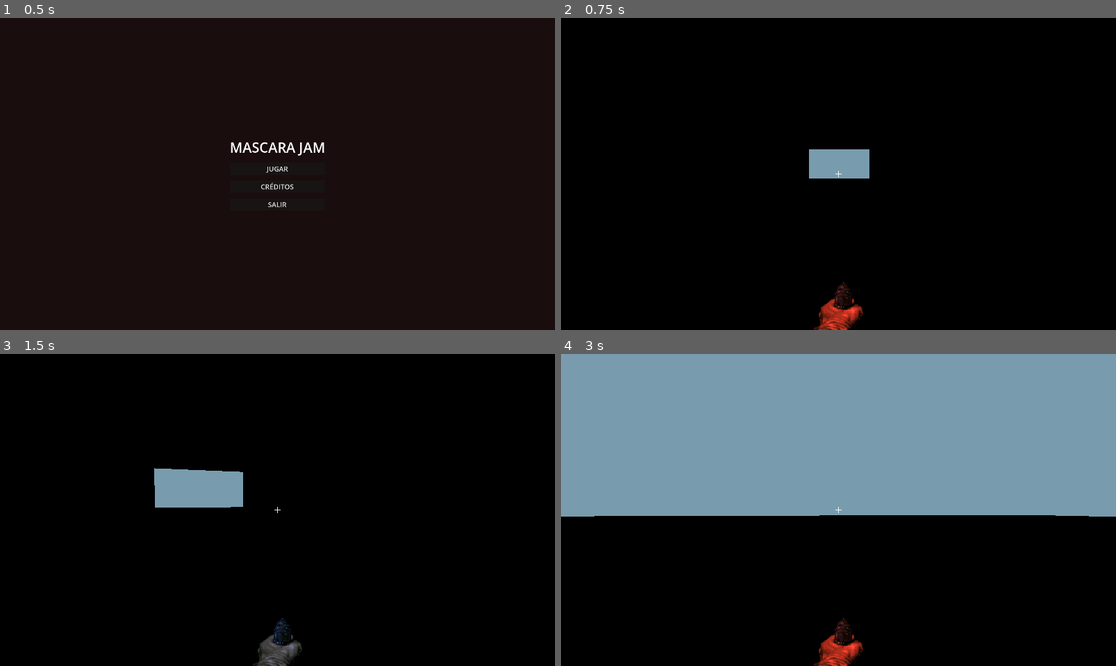
Above: before the commit, frames 1-4 (two rows, left to right).
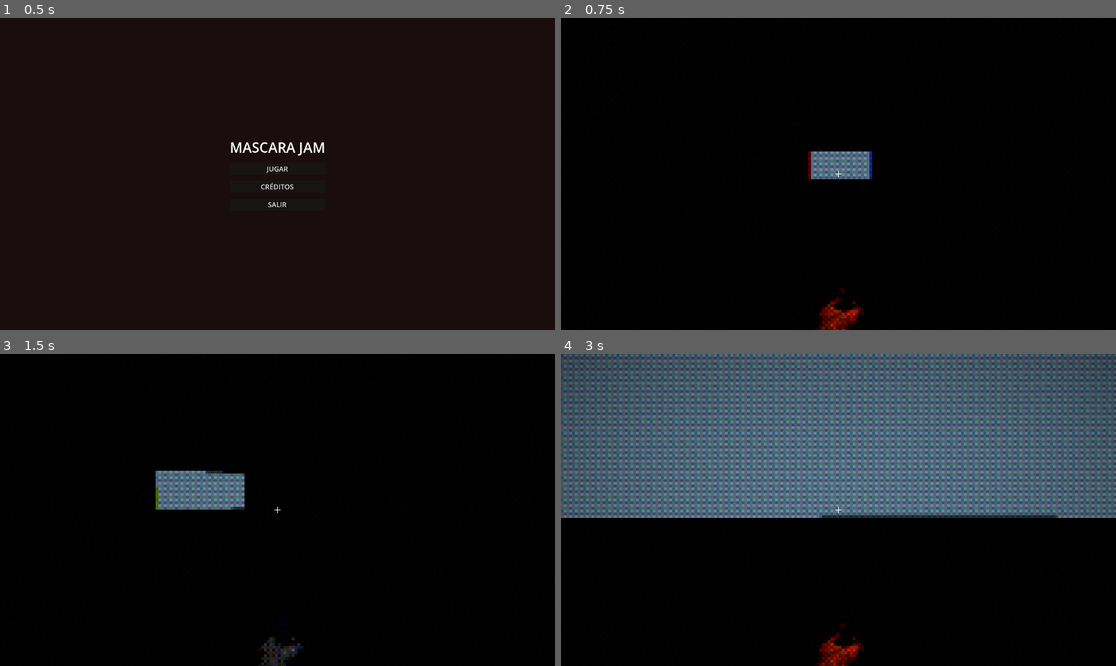
Above: after the commit, the same moments.

Repository: trvdex/mascara-jam
Game: Godot game, scene res://scenes/Menu.tscn
Two runs of this game, one before a commit and one after it. Both use one fixed random seed, a clock stepped at 60 frames per second and the inputs below.
Inputs (mouse positions are in pixels of both pictures, inside the frame that each line leads up to):
- Up to frame 1 (0.5 s): no input
- Up to frame 2 (0.75 s): click "JUGAR" at 0.5 s
- Up to frame 3 (1.5 s): tap Enter at 1.25 s; move the mouse to (305, 510) at 1.27 s; hold W (move_forward) from 1.28 s (still down); hold 2 (ammo_blue) from 1.28 s (still down)
- Up to frame 4 (3 s): keep holding W (move_forward); tap Space (jump) at 1.52, 2, 2.27 s; move the mouse to (810, 510) at 2.02 s; release 2 (ammo_blue) at 2.03 s; tap 3 (ammo_green) at 2.1 s; move the mouse to (849, 503) at 2.77 s; hold Q (ammo_next) from 2.78 s (still down)

Frame 1 is identical in both runs. In frame 2, 1.6% of the frame differs, in the area x 44-57%, y 42-100%; in frame 3, 2.5%; in frame 4, 53%, in the area x 0-100%, y 0-100%.

Commit message:
filtro retro

Diff:
--- a/scenes/player.tscn
+++ b/scenes/player.tscn
@@ -1,8 +1,18 @@
 [gd_scene format=3 uid="uid://cky5417v0nrw5"]
 
 [ext_resource type="PackedScene" uid="uid://bjaowo3bjm54f" path="res://scenes/gun.tscn" id="1_3vyb7"]
+[ext_resource type="Shader" uid="uid://cpeqj0ul0cu52" path="res://shaders/retro_dither.gdshader" id="1_g2els"]
 
 [sub_resource type="CapsuleShape3D" id="CapsuleShape3D_u8vuu"]
+
+[sub_resource type="ShaderMaterial" id="ShaderMaterial_qhqgy"]
+shader = ExtResource("1_g2els")
+shader_parameter/color_depth = 5.000000142499999
+shader_parameter/dither_strength = 0.800000038
+shader_parameter/pixel_size = 4.000000142499999
+shader_parameter/scanline_strength = 0.3
+shader_parameter/chromatic_aberration = 1.5
+shader_parameter/vignette_strength = 0.4
 
 [node name="Node3D" type="CharacterBody3D" unique_id=1384185698]
 transform = Transform3D(0.8, 0, 0, 0, 0.8, 0, 0, 0, 0.8, 0, 0, 0)
@@ -21,12 +31,22 @@
 [node name="RayCast3D" type="RayCast3D" parent="Head/Camera3D" unique_id=2033679298]
 target_position = Vector3(0, 0, -50)
 
+[node name="CanvasLayer" type="CanvasLayer" parent="Head/Camera3D" unique_id=678202941]
+
+[node name="ColorRect" type="ColorRect" parent="Head/Camera3D/CanvasLayer" unique_id=967736660]
+material = SubResource("ShaderMaterial_qhqgy")
+anchors_preset = 15
+anchor_right = 1.0
+anchor_bottom = 1.0
+grow_horizontal = 2
+grow_vertical = 2
+
 [node name="Gun" parent="." unique_id=2076234713 instance=ExtResource("1_3vyb7")]
 transform = Transform3D(1, 0, 0, 0, 1, 0, 0, 0, 1, 0, 1.5, 0)
 
-[node name="CrosshairLayer" type="CanvasLayer" parent="."]
+[node name="CrosshairLayer" type="CanvasLayer" parent="." unique_id=2098514697]
 
-[node name="Crosshair" type="Control" parent="CrosshairLayer"]
+[node name="Crosshair" type="Control" parent="CrosshairLayer" unique_id=1361339172]
 layout_mode = 3
 anchors_preset = 8
 anchor_left = 0.5
@@ -36,7 +56,7 @@
 grow_horizontal = 2
 grow_vertical = 2
 
-[node name="Horizontal" type="ColorRect" parent="CrosshairLayer/Crosshair"]
+[node name="Horizontal" type="ColorRect" parent="CrosshairLayer/Crosshair" unique_id=252892968]
 layout_mode = 1
 anchors_preset = 8
 anchor_left = 0.5
@@ -51,7 +71,7 @@
 grow_vertical = 2
 color = Color(1, 1, 1, 0.9)
 
-[node name="Vertical" type="ColorRect" parent="CrosshairLayer/Crosshair"]
+[node name="Vertical" type="ColorRect" parent="CrosshairLayer/Crosshair" unique_id=191314405]
 layout_mode = 1
 anchors_preset = 8
 anchor_left = 0.5
--- /dev/null
+++ b/shaders/retro_dither.gdshader
@@ -0,0 +1,58 @@
+shader_type canvas_item;
+
+// === CONFIGURACIÓN RETRO EXTREMA ===
+uniform float color_depth : hint_range(2.0, 32.0) = 5.0;  // MUY pocos colores
+uniform float dither_strength : hint_range(0.0, 1.0) = 1.0;  // Dithering fuerte
+uniform float pixel_size : hint_range(1.0, 16.0) = 8.0;  // Pixelación chunky
+uniform float scanline_strength : hint_range(0.0, 1.0) = 0.3;  // Líneas CRT
+uniform float chromatic_aberration : hint_range(0.0, 5.0) = 1.5;  // Aberración de color
+uniform float vignette_strength : hint_range(0.0, 1.0) = 0.4;  // Oscurecimiento bordes
+uniform sampler2D screen_texture : hint_screen_texture, filter_nearest;
+
+// Matriz de dithering Bayer 8x8 para más detalle
+float get_dither_value(ivec2 coord) {
+    int x = coord.x % 4;
+    int y = coord.y % 4;
+    float matrix[16] = float[](
+        0.0, 8.0, 2.0, 10.0,
+        12.0, 4.0, 14.0, 6.0,
+        3.0, 11.0, 1.0, 9.0,
+        15.0, 7.0, 13.0, 5.0
+    );
+    return matrix[y * 4 + x] / 16.0;
+}
+
+void fragment() {
+    vec2 screen_size = 1.0 / SCREEN_PIXEL_SIZE;
+    vec2 pixelated_uv = floor(SCREEN_UV * screen_size / pixel_size) * pixel_size / screen_size;
+
+    // Aberración cromática (separar canales RGB)
+    float aberration = chromatic_aberration * SCREEN_PIXEL_SIZE.x;
+    float r = texture(screen_texture, pixelated_uv + vec2(aberration, 0.0)).r;
+    float g = texture(screen_texture, pixelated_uv).g;
+    float b = texture(screen_texture, pixelated_uv - vec2(aberration, 0.0)).b;
+    vec3 color = vec3(r, g, b);
+
+    // Dithering
+    ivec2 dither_coord = ivec2(FRAGCOORD.xy / pixel_size);
+    float dither_value = get_dither_value(dither_coord);
+    vec3 dithered = color + (dither_value - 0.5) * dither_strength / color_depth;
+
+    // Posterizar (reducir colores drásticamente)
+    vec3 posterized = floor(dithered * color_depth) / color_depth;
+
+    // Scanlines CRT
+    float scanline = sin(FRAGCOORD.y * 3.14159 / pixel_size) * 0.5 + 0.5;
+    posterized *= 1.0 - (scanline_strength * (1.0 - scanline));
+
+    // Viñeta (oscurecer bordes como CRT antiguo)
+    vec2 uv_centered = SCREEN_UV - 0.5;
+    float vignette = 1.0 - dot(uv_centered, uv_centered) * vignette_strength * 2.0;
+    posterized *= vignette;
+
+    // Añadir un poco de ruido para simular señal antigua
+    float noise = fract(sin(dot(pixelated_uv + TIME * 0.01, vec2(12.9898, 78.233))) * 43758.5453);
+    posterized += (noise - 0.5) * 0.02;
+
+    COLOR = vec4(posterized, 1.0);
+}
Not shown: 1 places in scenes/main.tscn that only renumber resources
Not shown, added: shaders/retro_dither.gdshader.uid
